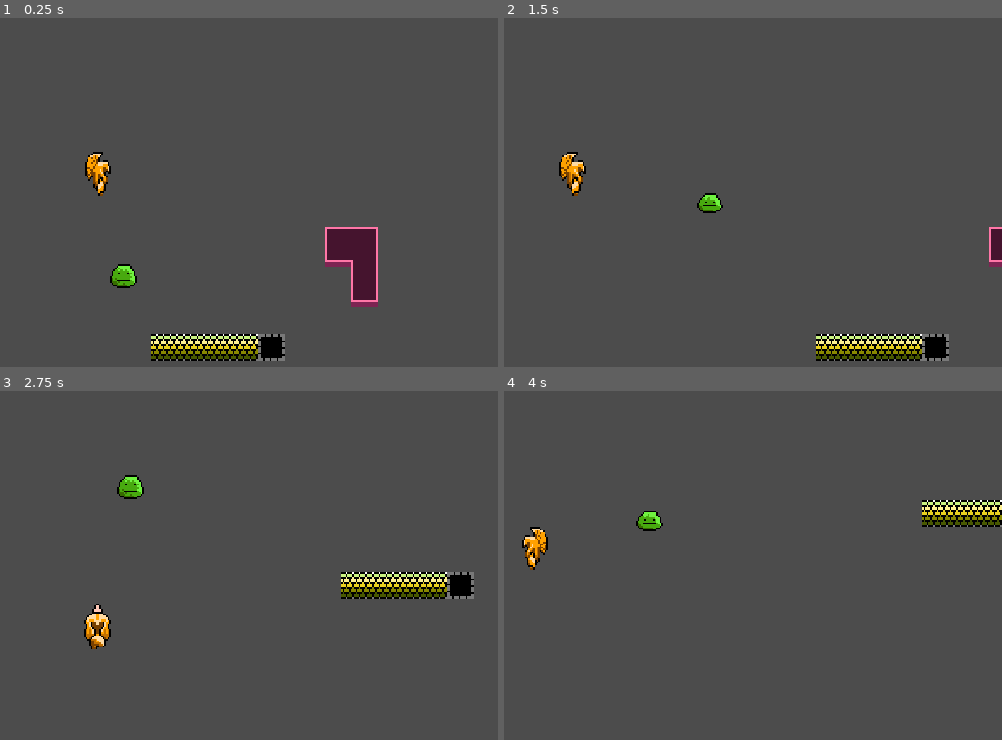
Above: before the commit, frames 1-4 (two rows, left to right).
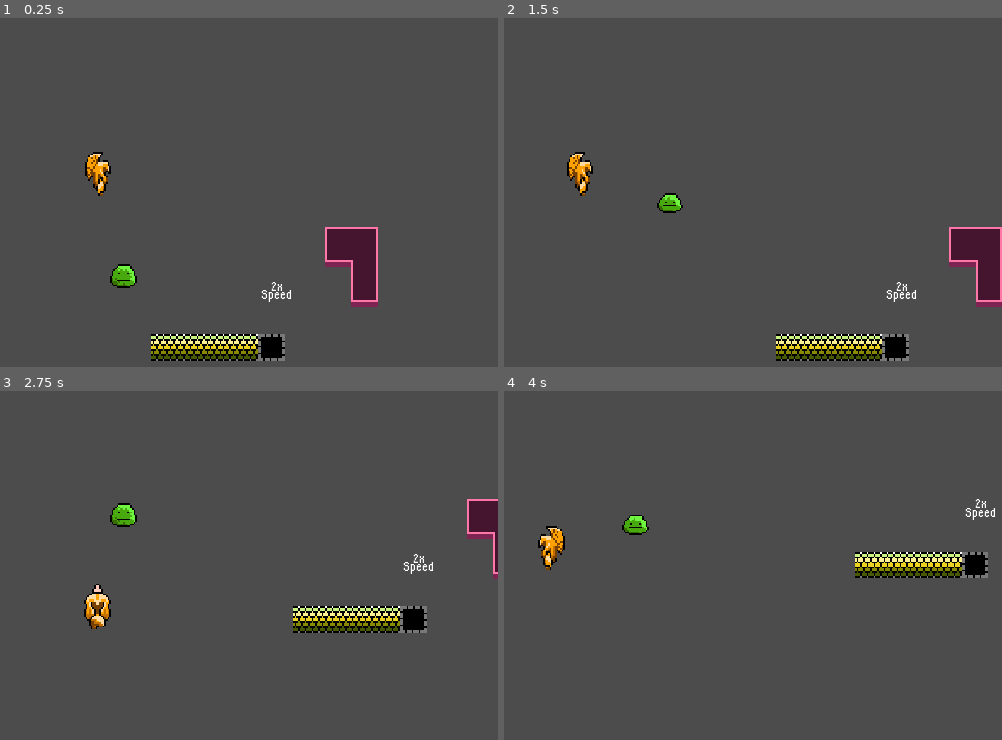
Above: after the commit, the same moments.

Repository: jonathanlin0/Theseus
Game: Godot game, scene res://Levels/Level1.tscn
Same seed, same stepped clock (60 frames per second), same inputs: the game is played once before the commit and once after it.
Inputs:
- Up to frame 1 (0.25 s): no input
- Up to frame 2 (1.5 s): hold A (ui_a) 0.53-1.28 s; tap D (ui_d) at 0.8, 1.35 s
- Up to frame 3 (2.75 s): tap S (ui_s) at 1.55 s; hold S (ui_s) from 2.03 s (still down); tap W (ui_w) at 2.3 s
- Up to frame 4 (4 s): release S (ui_s) at 2.78 s; tap W (ui_w) at 2.85 s; tap A (ui_a) at 3.05 s; hold A (ui_a) from 3.53 s (still down); tap D (ui_d) at 3.8 s

The runs differ from the first frame. In frame 1, 0.1% of the frame differs, in the area x 52-59%, y 75-82%; in frame 2, 4.4%; in frame 3, 6.4%, in the area x 16-100%, y 24-74%; in frame 4, 4.4%.

Commit message:
Added Power Ups

Diff:
--- a/Theseus/Characters/Player.gd
+++ b/Theseus/Characters/Player.gd
@@ -1,7 +1,5 @@
 extends KinematicBody2D
 
-# the player's movement speed
-const SPEED = 10000
 
 # velocity is the player's movement
 var velocity = Vector2()
@@ -13,6 +11,8 @@
 
 func _physics_process(delta):
 
+	var speed = master_data.player_speed
+
 	# update the master_data values
 	master_data.player_x = position.x
 	master_data.player_y = position.y
@@ -21,12 +21,12 @@
 	if Input.is_action_pressed("ui_d") and !Input.is_action_pressed("ui_a"):
 		direction = "right"
 		$CharacterAnimatedSprite.play("run_right")
-		velocity.x = SPEED * delta
+		velocity.x = speed * delta
 
 	if Input.is_action_pressed("ui_a") and !Input.is_action_pressed("ui_d"):
 		direction = "left"
 		$CharacterAnimatedSprite.play("run_left")
-		velocity.x = -SPEED * delta
+		velocity.x = -speed * delta
 
 	elif !Input.is_action_pressed("ui_a") and !Input.is_action_pressed("ui_d"):
 		velocity.x = 0
@@ -36,13 +36,13 @@
 		if !Input.is_action_pressed("ui_a") and !Input.is_action_pressed("ui_d"):
 			$CharacterAnimatedSprite.play("run_up")
 			direction = "up"
-		velocity.y = -SPEED * delta
+		velocity.y = -speed * delta
 
 	if Input.is_action_pressed("ui_s"):
 		if !Input.is_action_pressed("ui_a") and !Input.is_action_pressed("ui_d"):
 			$CharacterAnimatedSprite.play("run_down")
 			direction = "down"
-		velocity.y = SPEED * delta
+		velocity.y = speed * delta
 
 	elif !Input.is_action_pressed("ui_w") and !Input.is_action_pressed("ui_s"):
 		velocity.y = 0
--- a/Theseus/Characters/Player.tscn
+++ b/Theseus/Characters/Player.tscn
@@ -218,7 +218,6 @@
 [node name="CharacterAnimatedSprite" type="AnimatedSprite" parent="."]
 frames = SubResource( 17 )
 animation = "run_right"
-frame = 3
 playing = true
 
 [node name="MainCollisionBox" type="CollisionShape2D" parent="."]
--- a/Theseus/Levels/Level1.tscn
+++ b/Theseus/Levels/Level1.tscn
@@ -1,9 +1,10 @@
-[gd_scene load_steps=53 format=2]
+[gd_scene load_steps=54 format=2]
 
 [ext_resource path="res://TileSets/Sprites/3x3_minimal_autotiles.png" type="Texture" id=1]
 [ext_resource path="res://Characters/Player.tscn" type="PackedScene" id=2]
 [ext_resource path="res://TileSets/green_tiles.tres" type="TileSet" id=3]
 [ext_resource path="res://Enemies/Slime.tscn" type="PackedScene" id=4]
+[ext_resource path="res://Power_Ups/2x_Speed.tscn" type="PackedScene" id=5]
 
 [sub_resource type="ConvexPolygonShape2D" id=5]
 points = PoolVector2Array( 8, 8, 0, 8, 0, 4, 8, 4 )
@@ -473,3 +474,6 @@
 
 [node name="Slime" parent="." instance=ExtResource( 4 )]
 position = Vector2( 27, 73 )
+
+[node name="2x_Speed" parent="." instance=ExtResource( 5 )]
+position = Vector2( 106, 69 )
--- a/Theseus/Master_Data.gd
+++ b/Theseus/Master_Data.gd
@@ -6,3 +6,5 @@
 
 var player_x = 0
 var player_y = 0
+
+var player_speed = 7500
--- /dev/null
+++ b/Theseus/Power_Ups/2x_Speed.gd
@@ -0,0 +1,15 @@
+extends Area2D
+
+var activated = false
+
+func _on_2x_Speed_body_entered(body):
+	if body.name.find("Player") != -1 and activated == false:
+		master_data.player_speed = master_data.player_speed * 2
+		activated = true
+		$Timer.start()
+		self.visible = false
+
+
+func _on_Timer_timeout():
+	master_data.player_speed = master_data.player_speed / 2
+	queue_free()
--- /dev/null
+++ b/Theseus/Power_Ups/2x_Speed.tscn
@@ -0,0 +1,37 @@
+[gd_scene load_steps=5 format=2]
+
+[ext_resource path="res://Fonts/orange kid.ttf" type="DynamicFontData" id=1]
+[ext_resource path="res://Power_Ups/2x_Speed.gd" type="Script" id=2]
+
+[sub_resource type="DynamicFont" id=1]
+size = 9
+font_data = ExtResource( 1 )
+
+[sub_resource type="RectangleShape2D" id=2]
+extents = Vector2( 8, 8 )
+
+[node name="2x_Speed" type="Area2D"]
+script = ExtResource( 2 )
+
+[node name="Label" type="Label" parent="."]
+margin_left = -8.0
+margin_top = -8.0
+margin_right = 8.0
+margin_bottom = 8.0
+custom_constants/line_spacing = -6
+custom_fonts/font = SubResource( 1 )
+text = "2x
+Speed"
+align = 1
+__meta__ = {
+"_edit_use_anchors_": false
+}
+
+[node name="CollisionShape2D" type="CollisionShape2D" parent="."]
+shape = SubResource( 2 )
+
+[node name="Timer" type="Timer" parent="."]
+wait_time = 5.0
+
+[connection signal="body_entered" from="." to="." method="_on_2x_Speed_body_entered"]
+[connection signal="timeout" from="Timer" to="." method="_on_Timer_timeout"]
